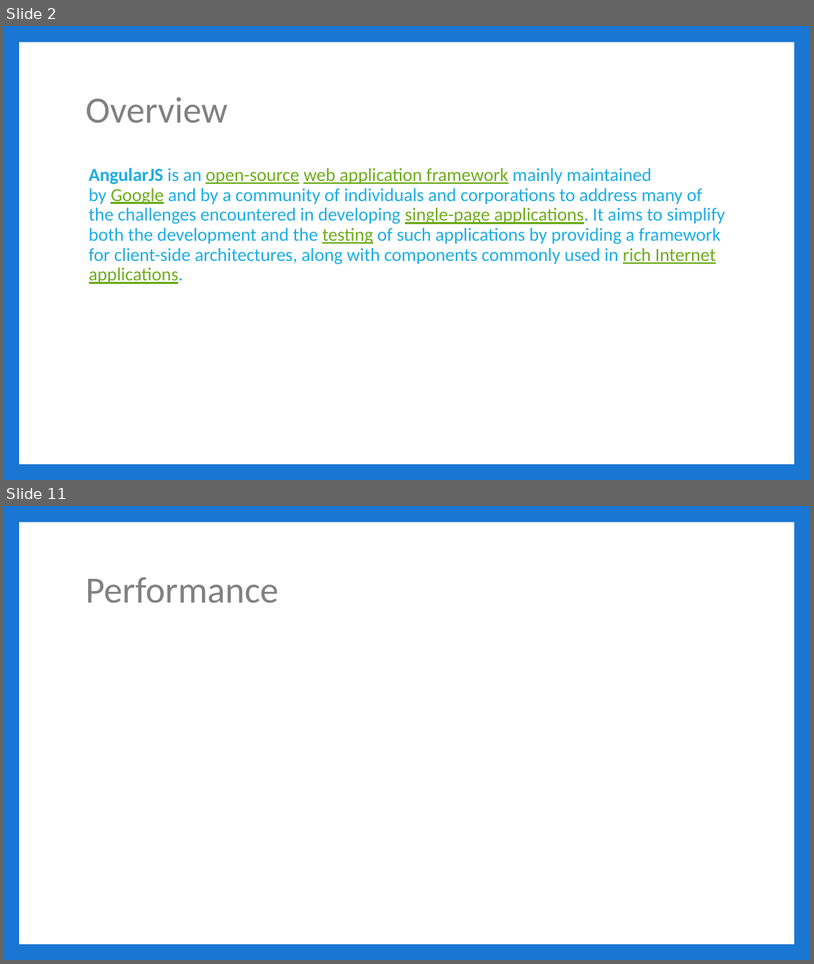
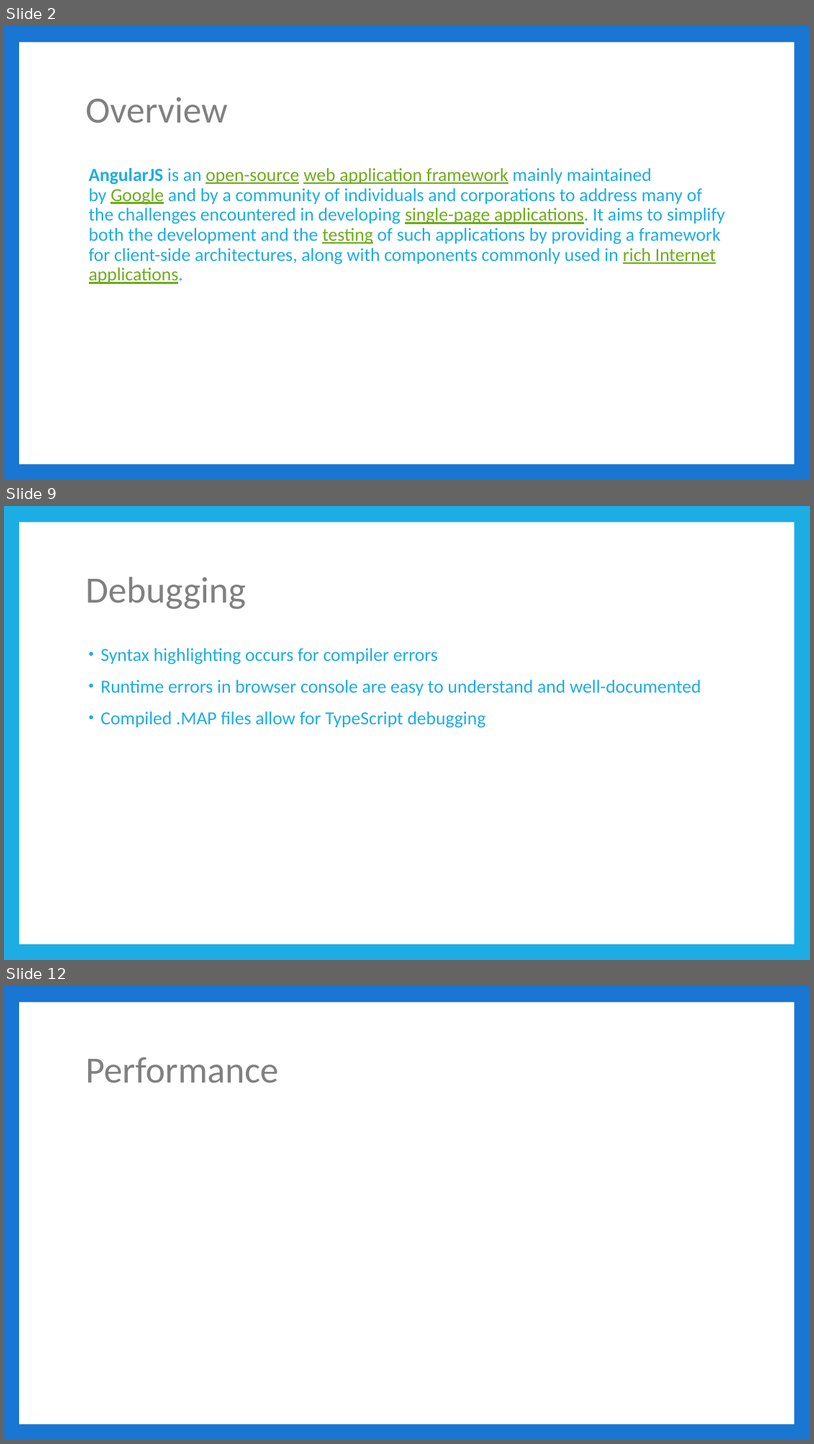
Before and after one commit to jbicks/angular2-demo, a slide deck: Angular2.pptx. Shown one above the other, each under a label of ours: slides 2 and 11 before the commit, slides 2, 9 and 12 after it; the slides between them are not shown. The pictures are 814x964 and 814x1444 pixels, drawn with LibreOffice and Linux fonts; fonts in the diff are those of the drawing. Boxes give left, top, right and bottom in pixels: in the first picture for what was removed or moved away, otherwise in the second. Text is boxed around its words. In the diff, an @@ line names an element or a change of style, - is before the commit and + after.

```diff
--- a/Angular2.pptx
+++ b/Angular2.pptx
@@ slide 9 added at (4,506,810,960), background #1CADE4; not listed: 1 template element that a slide beside it also shows @@
@@ title added at (85,577,246,609), 44 pt, text #808080 @@
+Debugging
@@ text added at (100,648,702,728), 22 pt, text #1CADE4 @@
+• Syntax highlighting occurs for compiler errors
+• Runtime errors in browser console are easy to understand and well-documented
+• Compiled .MAP files allow for TypeScript debugging
@@ what was slide 11 is now slide 12 @@
```
Also in this commit, not shown: 4 slides changed, 7 other slides added, 7 slides removed, 5 other files.
